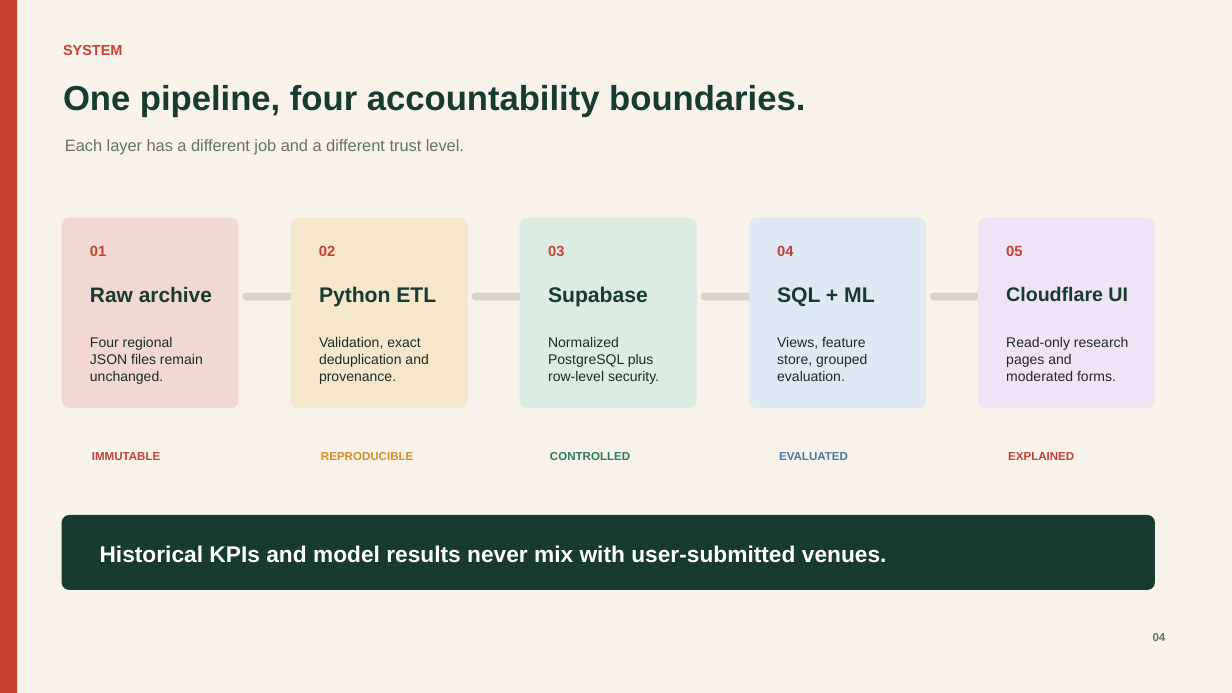
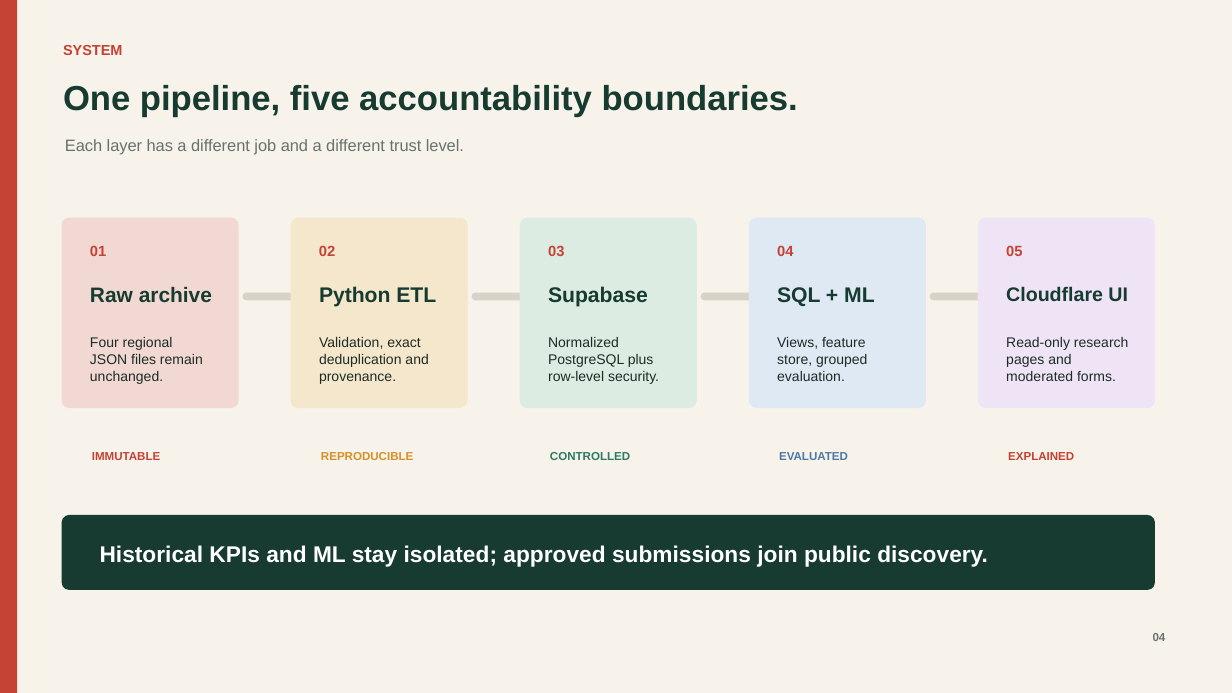
Before and after one commit to dhivaa-2004/playo-bdm-capstone, a slide deck: slide 4 of deliverables/Playo_BDM_Capstone_Team_Presentation.pptx. Drawn at 1232x693 pixels with LibreOffice and Linux fonts; fonts in the diff are those of the drawing. Boxes give left, top, right and bottom in pixels: in the first picture for what was removed or moved away, otherwise in the second. Text is boxed around its words. In the diff, an @@ line names an element or a change of style, - is before the commit and + after.

```diff
--- a/deliverables/Playo_BDM_Capstone_Team_Presentation.pptx
+++ b/deliverables/Playo_BDM_Capstone_Team_Presentation.pptx
@@ text at [63,85,798,117]: text changed @@
-One pipeline, four accountability boundaries.
+One pipeline, five accountability boundaries.
@@ text at [100,545,988,567]: text changed @@
-Historical KPIs and model results never mix with user-submitted venues.
+Historical KPIs and ML stay isolated; approved submissions join public discovery.
```
Also in this commit, not shown: 6 other slides changed, 5 other files.
